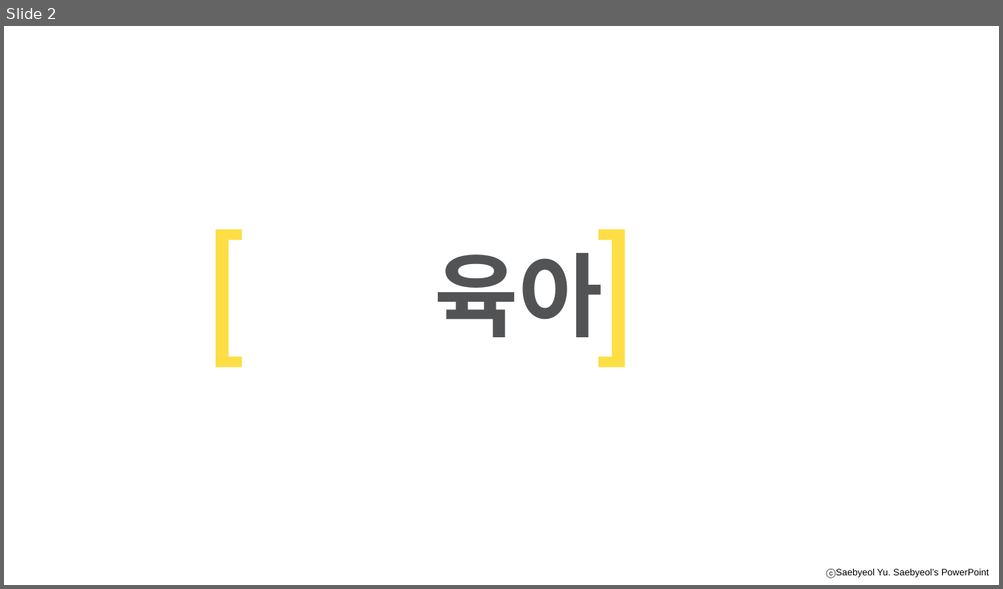
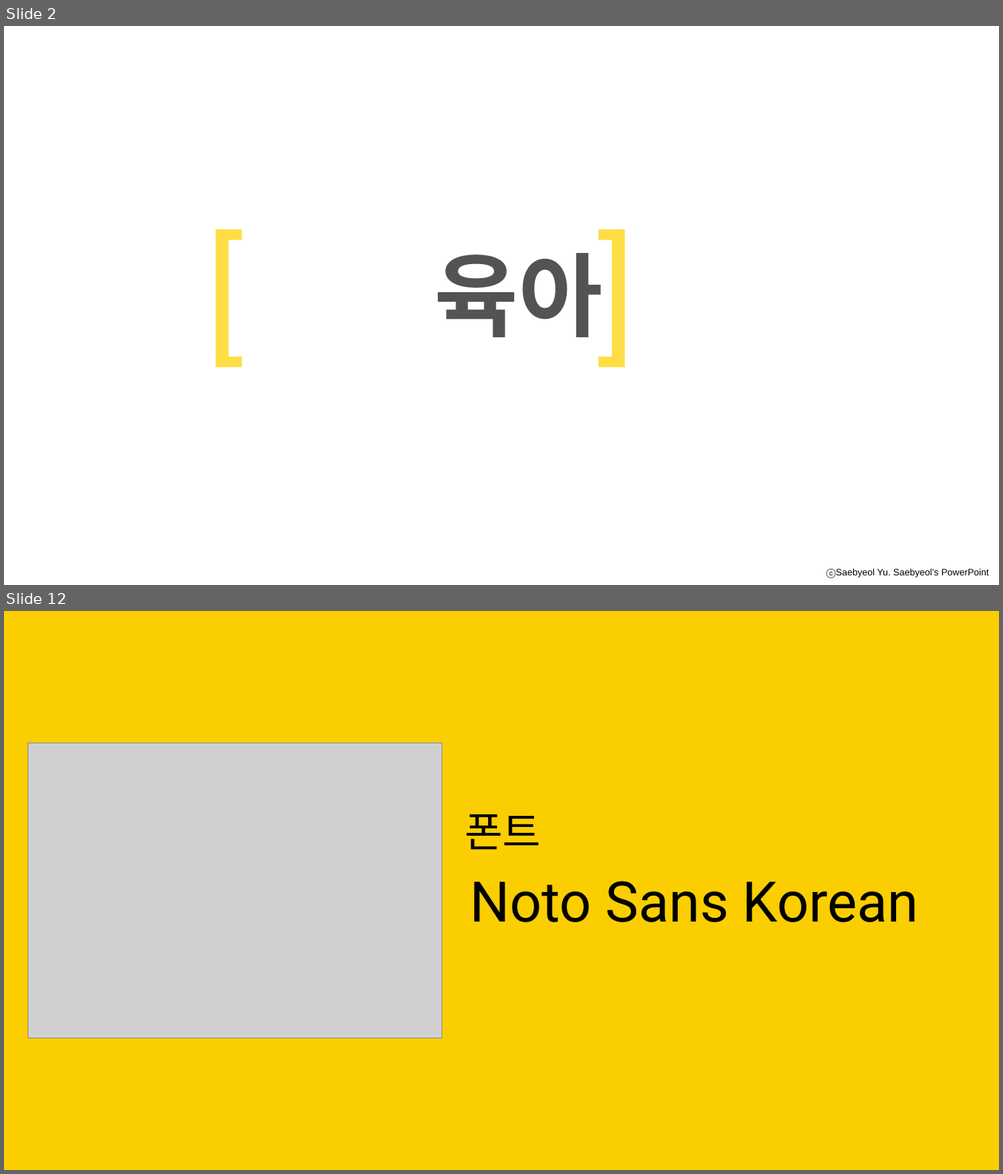
Before and after one commit to yonggyu01/mybabyari, a slide deck: 이거로할까.pptx. Shown one above the other, each under a label of ours: slide 2 before the commit, slides 2 and 12 after it; the slides between them are not shown. The pictures are 1003x589 and 1003x1174 pixels, drawn with LibreOffice and Linux fonts; fonts in the diff are those of the drawing; grey boxes stand for pictures; background and template pictures are left out. Boxes give left, top, right and bottom in pixels: in the first picture for what was removed or moved away, otherwise in the second. Text is boxed around its words. In the diff, an @@ line names an element or a change of style, - is before the commit and + after.

```diff
--- a/이거로할까.pptx
+++ b/이거로할까.pptx
@@ slide 12 added at bbox=[4, 611, 999, 1170], background #FBCE01 @@
@@ picture added at bbox=[28, 743, 442, 1039] @@
@@ text added at bbox=[465, 815, 541, 850], 40 pt, text #000000 @@
+폰트
@@ text added at bbox=[470, 881, 918, 923], 54 pt, text #000000 @@
+Noto Sans Korean
@@ rectangle added at bbox=[816, 1141, 999, 1170], fill #FBCE01 @@
```
Also in this commit, not shown: 17 slides changed, 11 other slides added, 4 slides removed.
